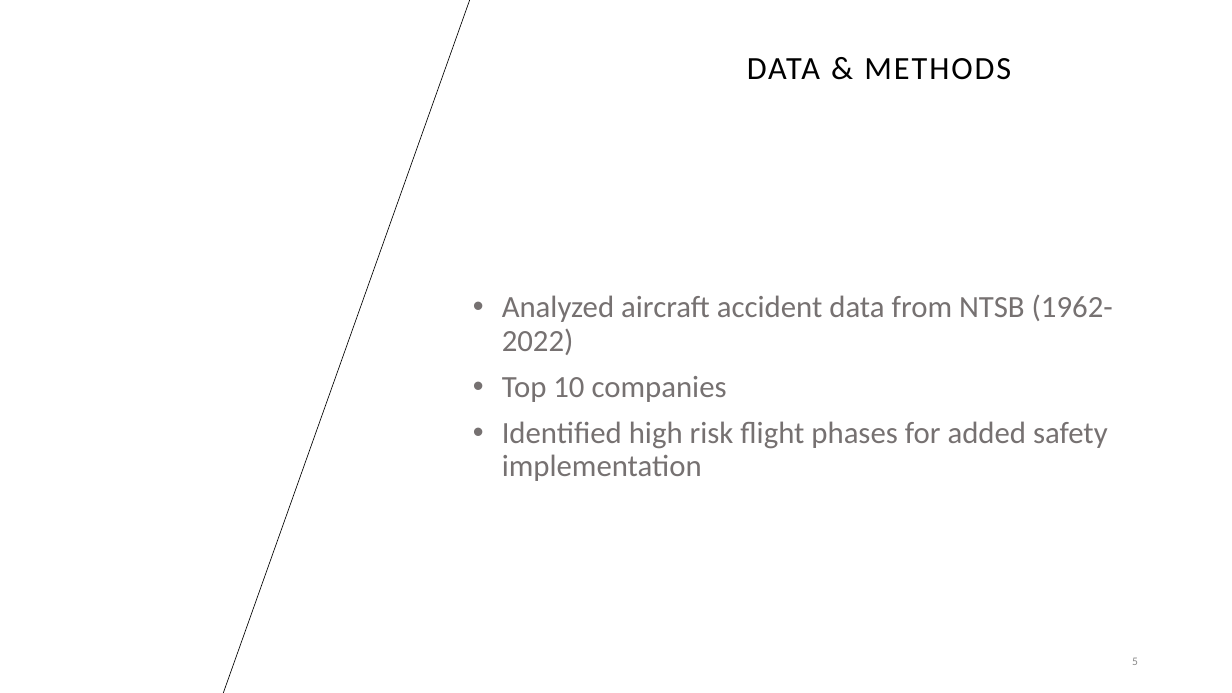
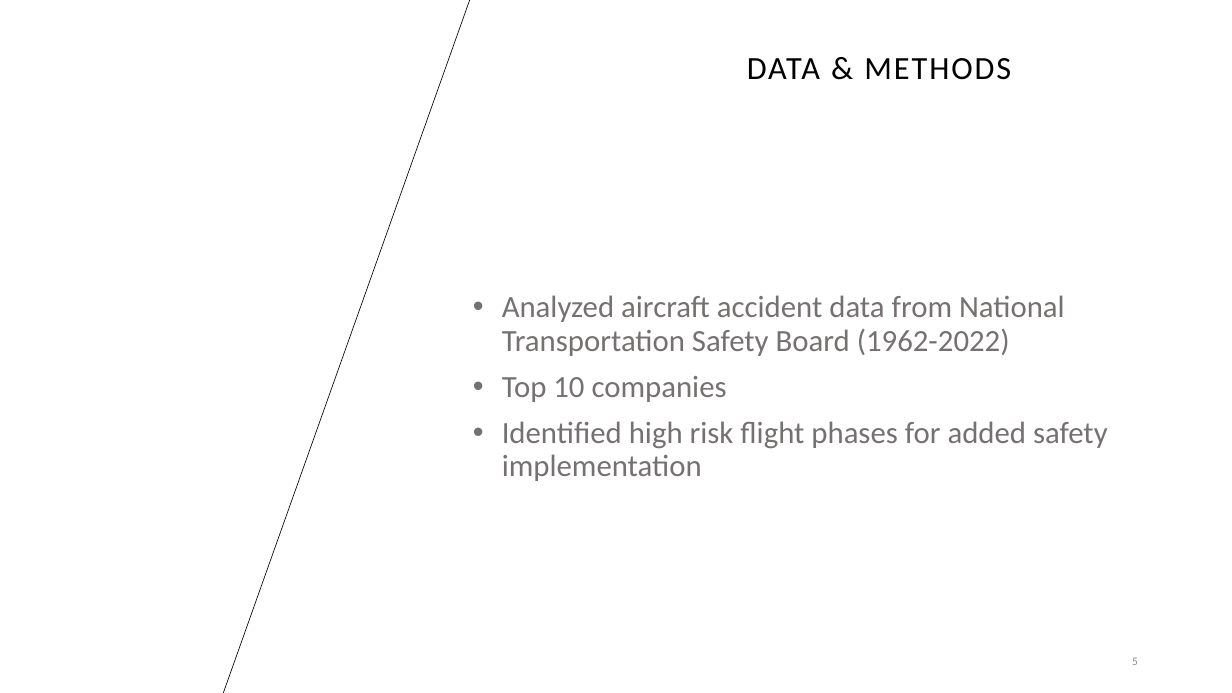
Before and after one commit to K-Pegg/Charting-New-Heights, a slide deck: slide 5 of Charting_New_Heights.pptx. Drawn at 1232x693 pixels with LibreOffice and Linux fonts; fonts in the diff are those of the drawing; background and template pictures are left out. Boxes give left, top, right and bottom in pixels: in the first picture for what was removed or moved away, otherwise in the second. Text is boxed around its words. In the diff, an @@ line names an element or a change of style, - is before the commit and + after.

```diff
--- a/Charting_New_Heights.pptx
+++ b/Charting_New_Heights.pptx
@@ subtitle at [502, 295, 1065, 356]: text changed @@
-• Analyzed aircraft accident data from NTSB (1962-2022)
+• Analyzed aircraft accident data from National Transportation Safety Board (1962-2022)
```
Also in this commit, not shown: 1 slide removed, 1 other file.
